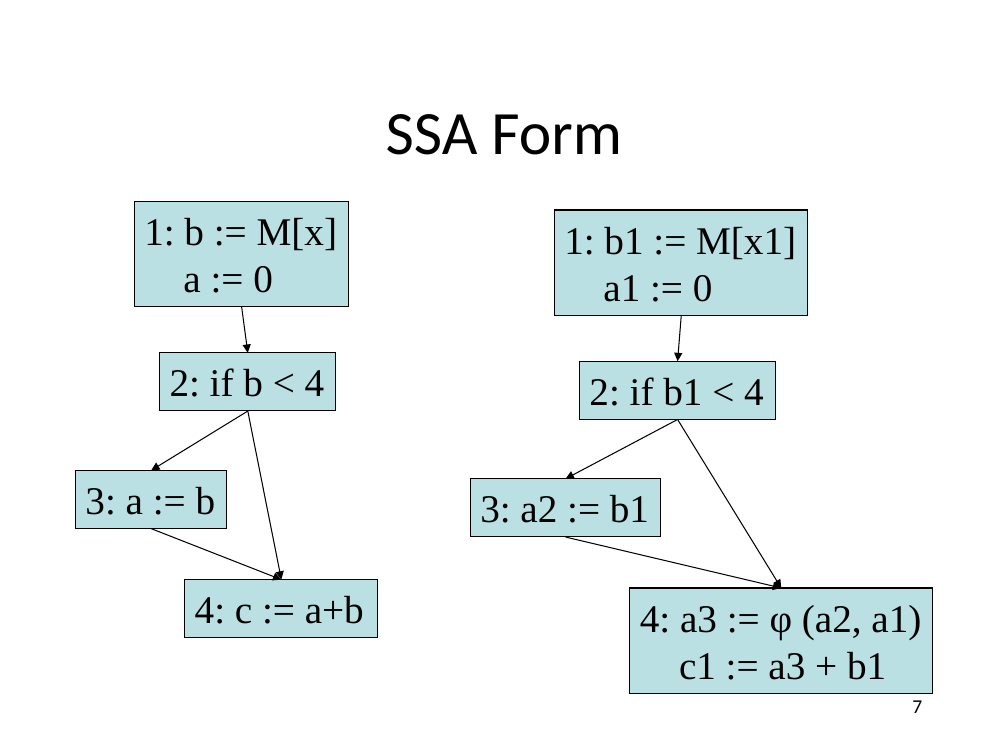
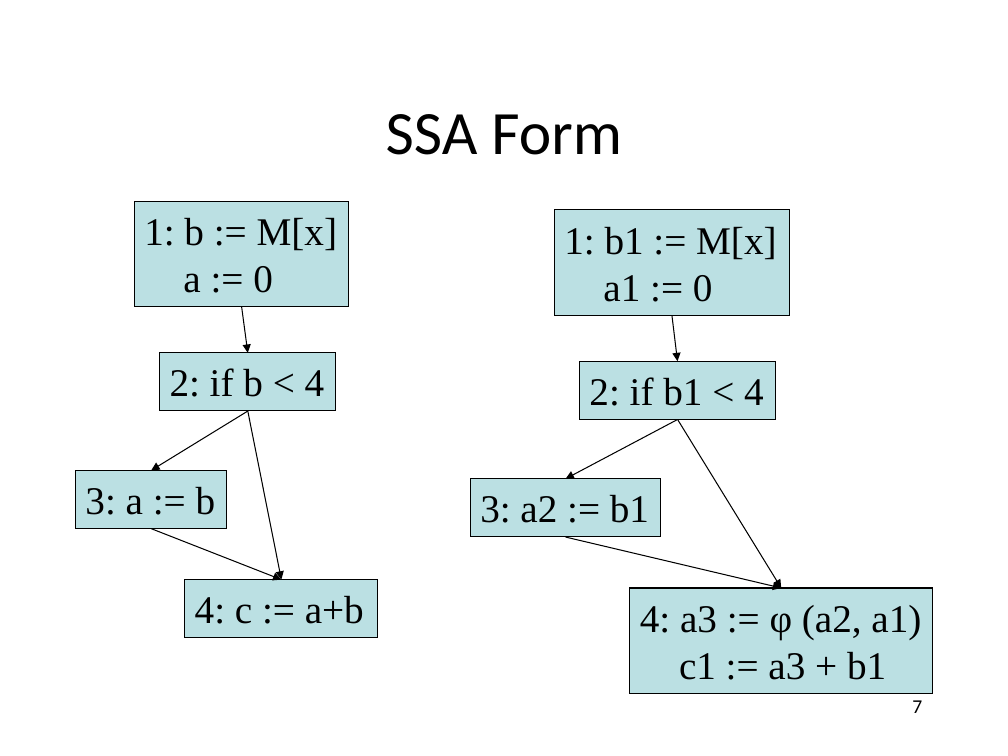
Before and after one commit to anoopsarkar/compilers-class, a slide deck: slide 7 of assets/ppt/codegen/ssaform1.pptx. Drawn at 1008x756 pixels with LibreOffice and Linux fonts; fonts in the diff are those of the drawing. Boxes give left, top, right and bottom in pixels: in the first picture for what was removed or moved away, otherwise in the second. Text is boxed around its words. In the diff, an @@ line names an element or a change of style, - is before the commit and + after.

```diff
--- a/assets/ppt/codegen/ssaform1.pptx
+++ b/assets/ppt/codegen/ssaform1.pptx
@@ rectangle "1: b1 := M[x]": place and size @@
-rectangle "1: b1 := M[x]" at (554,210,808,316)
+rectangle "1: b1 := M[x]" at (554,210,789,314)
@@ text in rectangle at (564,226,776,260): text changed @@
-1: b1 := M[x1]
+1: b1 := M[x]
@@ arrow moved from (681, 316) - (677, 361) to (672, 316) - (677, 361) @@
```
Also in this commit, not shown: 1 other file.
